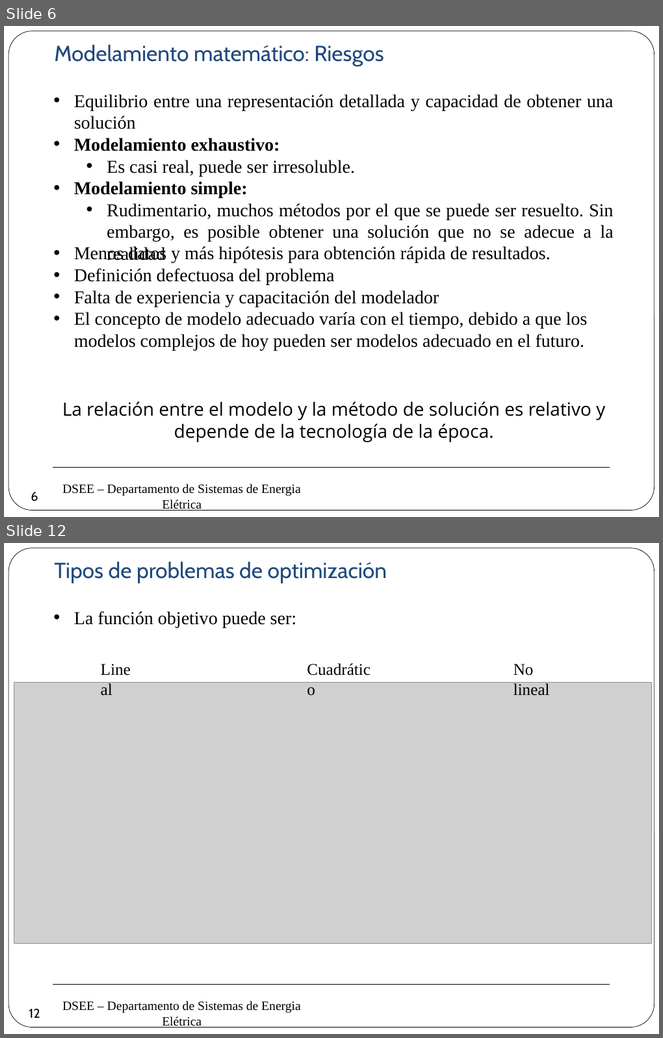
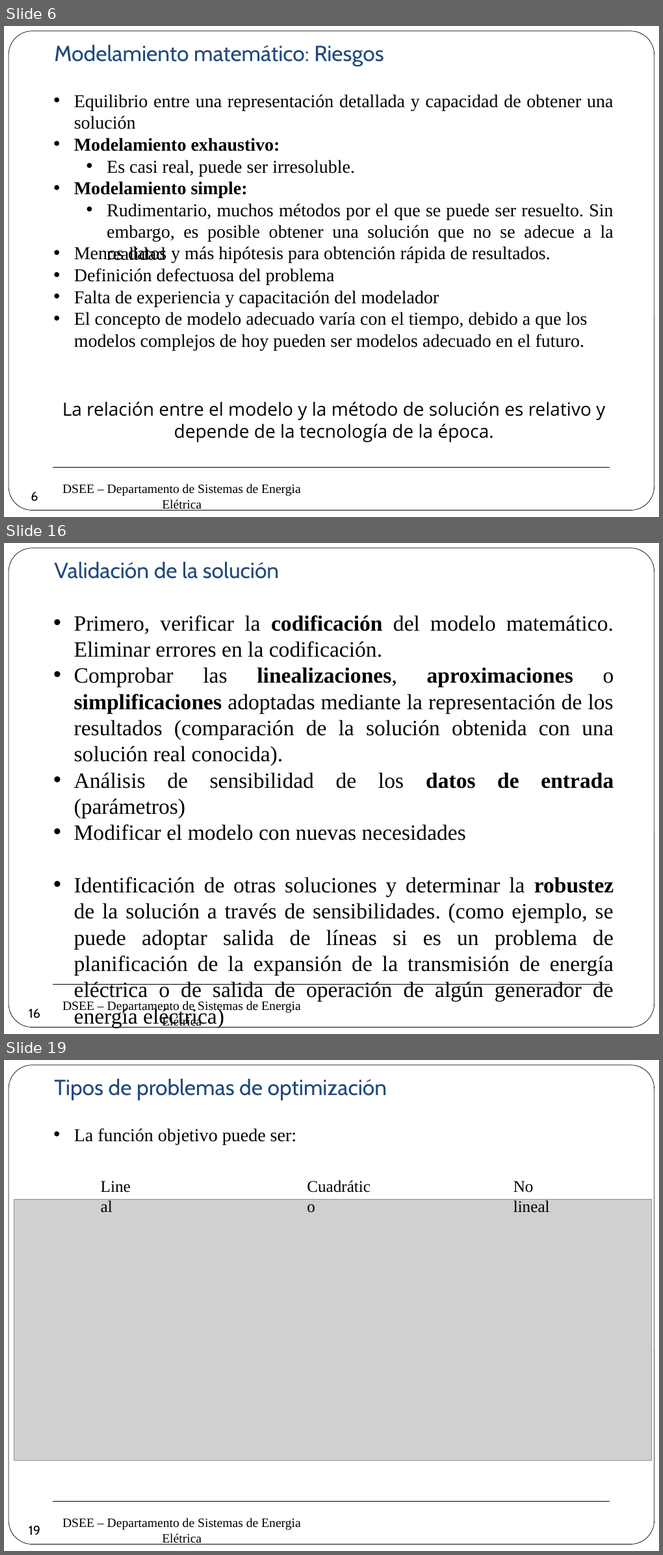
Before and after one commit to erikfilias/Power-Systems-Optimization-using-Julia-Language, a slide deck: 1. Lectures/Introducción a la Optimización aplicada a Sistemas de Energía Eléctrica/Dia 1/2. Modelamiento & Optimizaciónv2.pptx. Shown one above the other, each under a label of ours: slides 6 and 12 before the commit, slides 6, 16 and 19 after it; the slides between them are not shown. The pictures are 663x1038 and 663x1555 pixels, drawn with LibreOffice and Linux fonts; fonts in the diff are those of the drawing; grey boxes stand for pictures; background and template pictures are left out. Boxes give left, top, right and bottom in pixels: in the first picture for what was removed or moved away, otherwise in the second. Text is boxed around its words. In the diff, an @@ line names an element or a change of style, - is before the commit and + after.

```diff
--- a/1. Lectures/Introducción a la Optimización aplicada a Sistemas de Energía Eléctrica/Dia 1/2. Modelamiento & Optimizaciónv2.pptx
+++ b/1. Lectures/Introducción a la Optimización aplicada a Sistemas de Energía Eléctrica/Dia 1/2. Modelamiento & Optimizaciónv2.pptx
@@ slide 16 added at [4, 543, 659, 1034], background #FFFFFF; not listed: 3 template elements that a slide beside it also shows @@
@@ text added at [54, 561, 280, 579], 24 pt, text #1F497D @@
+Validación de la solución
@@ text added at [74, 615, 614, 1028], 24 pt, text #000000 @@
+• Primero, verificar la codificación del modelo matemático. Eliminar errores en la codificación.
+• Comprobar las linealizaciones, aproximaciones o simplificaciones adoptadas mediante la representación de los resultados (comparación de la solución obtenida con una solución real conocida).
+• Análisis de sensibilidad de los datos de entrada (parámetros)
+• Modificar el modelo con nuevas necesidades
+• Identificación de otras soluciones y determinar la robustez de la solución a través de sensibilidades. (como ejemplo, se puede adoptar salida de líneas si es un problema de planificación de la expansión de la transmisión de energía eléctrica o de salida de operación de algún generador de energía eléctrica)
@@ page number added at [22, 1001, 48, 1026], 14 pt, text #000000 @@
+16
@@ what was slide 12 is now slide 19 @@
@@ page number at [29, 1526, 40, 1535]: text changed @@
-12
+19
```
Also in this commit, not shown: 5 slides changed, 6 other slides added.
